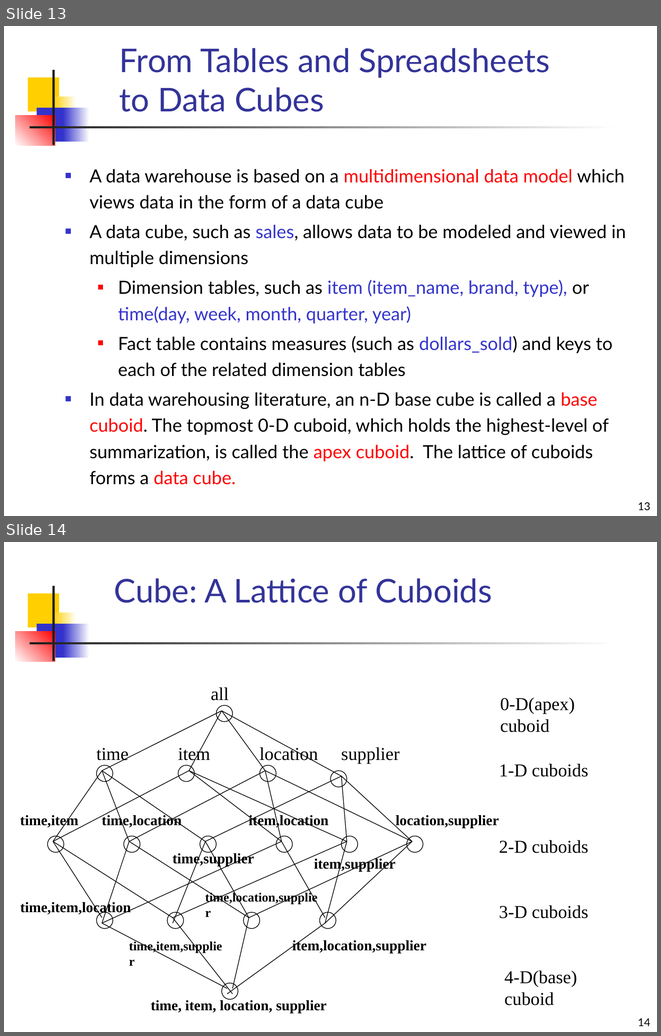
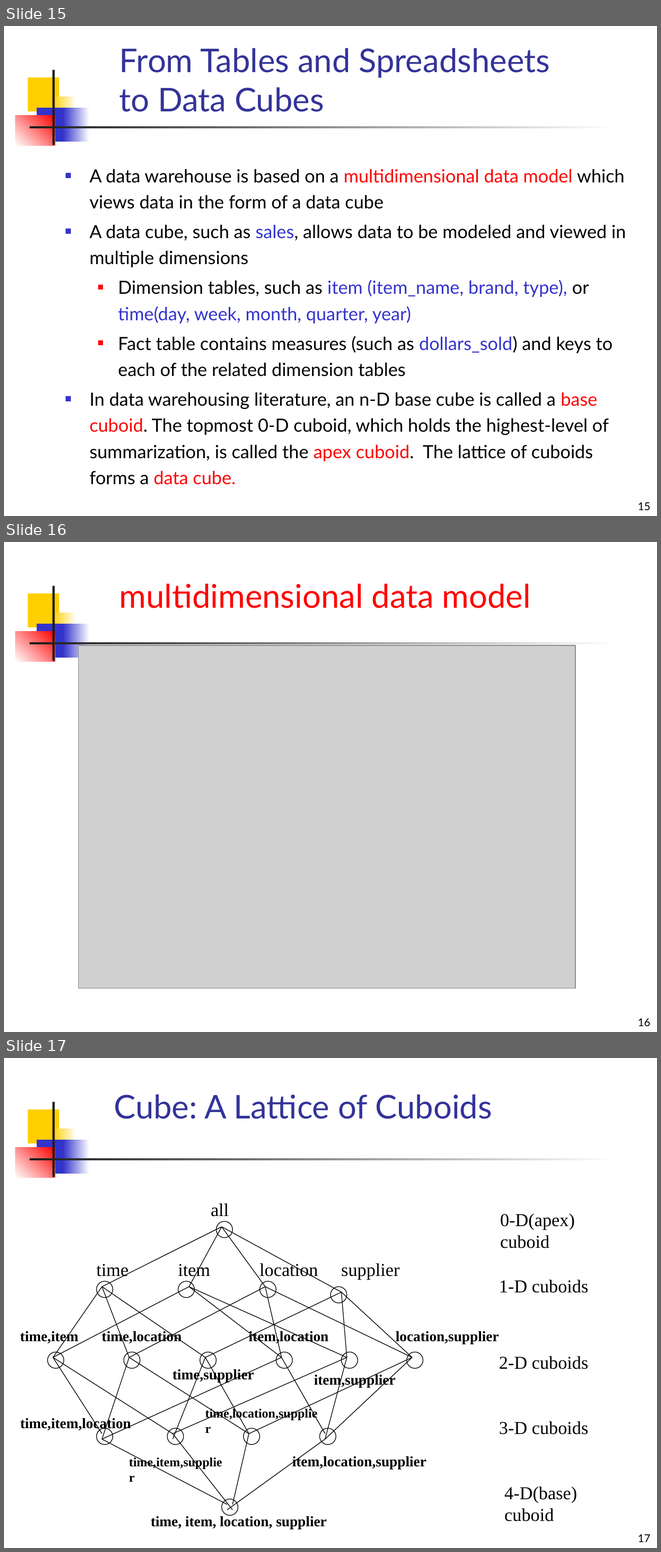
Before and after one commit to mahmoudparsian/data-warehousing-and-business-intelligence, a slide deck: resources/class_lectures/review/introduction_to_data_warehousing.pptx. Shown one above the other, each under a label of ours: slides 13 and 14 before the commit, slides 15, 16 and 17 after it. The pictures are 661x1036 and 661x1552 pixels, drawn with LibreOffice and Linux fonts; fonts in the diff are those of the drawing; grey boxes stand for pictures. Boxes give left, top, right and bottom in pixels: in the first picture for what was removed or moved away, otherwise in the second. Text is boxed around its words. In the diff, an @@ line names an element or a change of style, - is before the commit and + after.

```diff
--- a/resources/class_lectures/review/introduction_to_data_warehousing.pptx
+++ b/resources/class_lectures/review/introduction_to_data_warehousing.pptx
@@ slide 16 added at box(4, 542, 657, 1032), background #FFFFFF; not listed: 7 template elements that a slide beside it also shows @@
@@ title added at box(120, 583, 531, 608), 36 pt, text #FF0000 @@
+multidimensional data model
@@ picture added at box(78, 645, 575, 988) @@
@@ page number added at box(638, 1018, 651, 1026), 12 pt, text #000000 @@
+16
@@ what was slide 13 is now slide 15 @@
@@ page number at box(638, 502, 651, 510): text changed @@
-13
+15
@@ what was slide 14 is now slide 17 @@
@@ page number at box(638, 1534, 651, 1542): text changed @@
-14
+17
```
Also in this commit, not shown: 8 slides changed, 3 other slides added.
